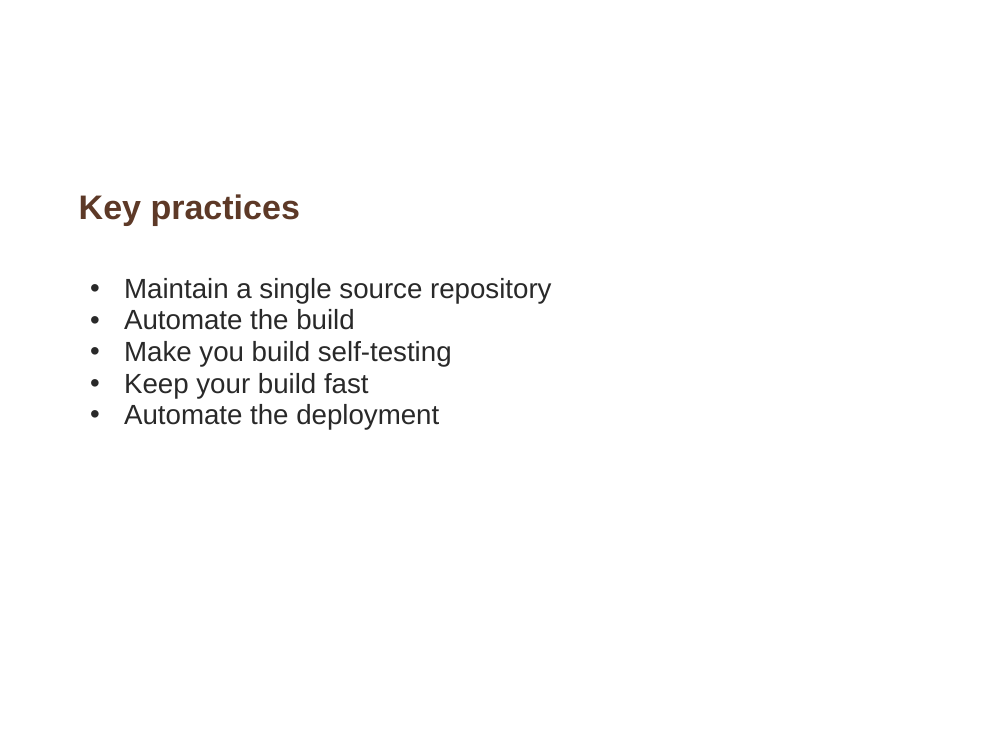
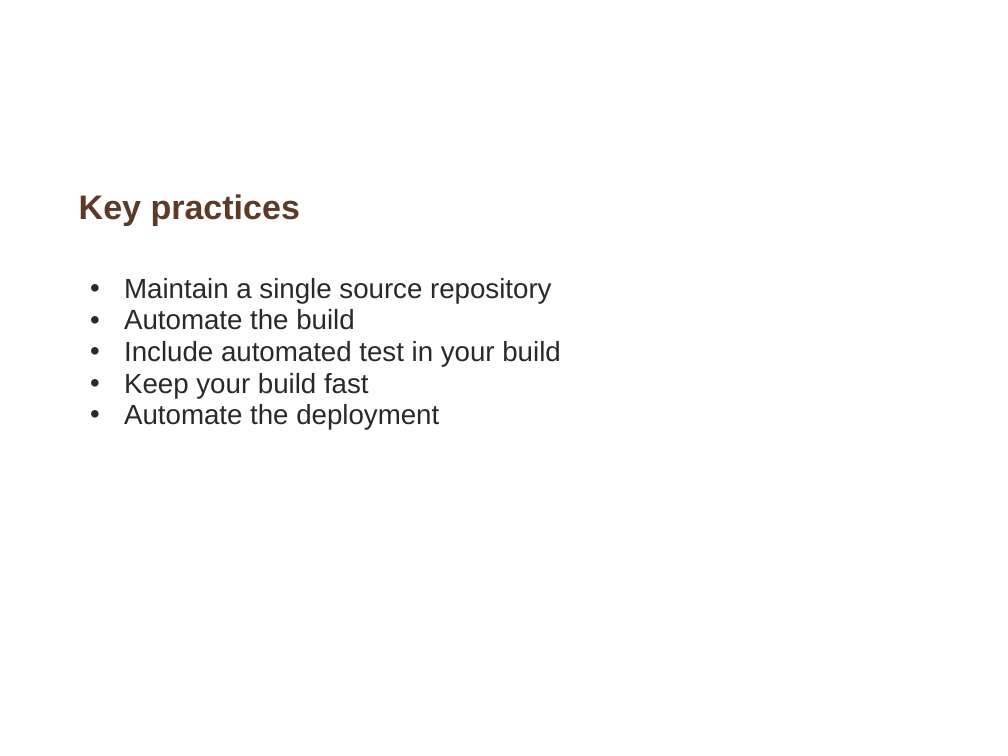
Before and after one commit to whimet/cruisetraining, a slide deck: slide 9 of Introduction_continuous_integration.ppt (slide 8 before the commit). Drawn at 1008x756 pixels with LibreOffice and Linux fonts; fonts in the diff are those of the drawing; background and template pictures are left out. Boxes give left, top, right and bottom in pixels: in the first picture for what was removed or moved away, otherwise in the second. Text is boxed around its words. In the diff, an @@ line names an element or a change of style, - is before the commit and + after.

```diff
--- a/Introduction_continuous_integration.ppt
+++ b/Introduction_continuous_integration.ppt
@@ text at [124,341,560,366]: text changed @@
-  • Make you build self-testing
+  • Include automated test in your build
```
Also in this commit, not shown: 5 other slides changed, 1 slide added, 1 other file.
